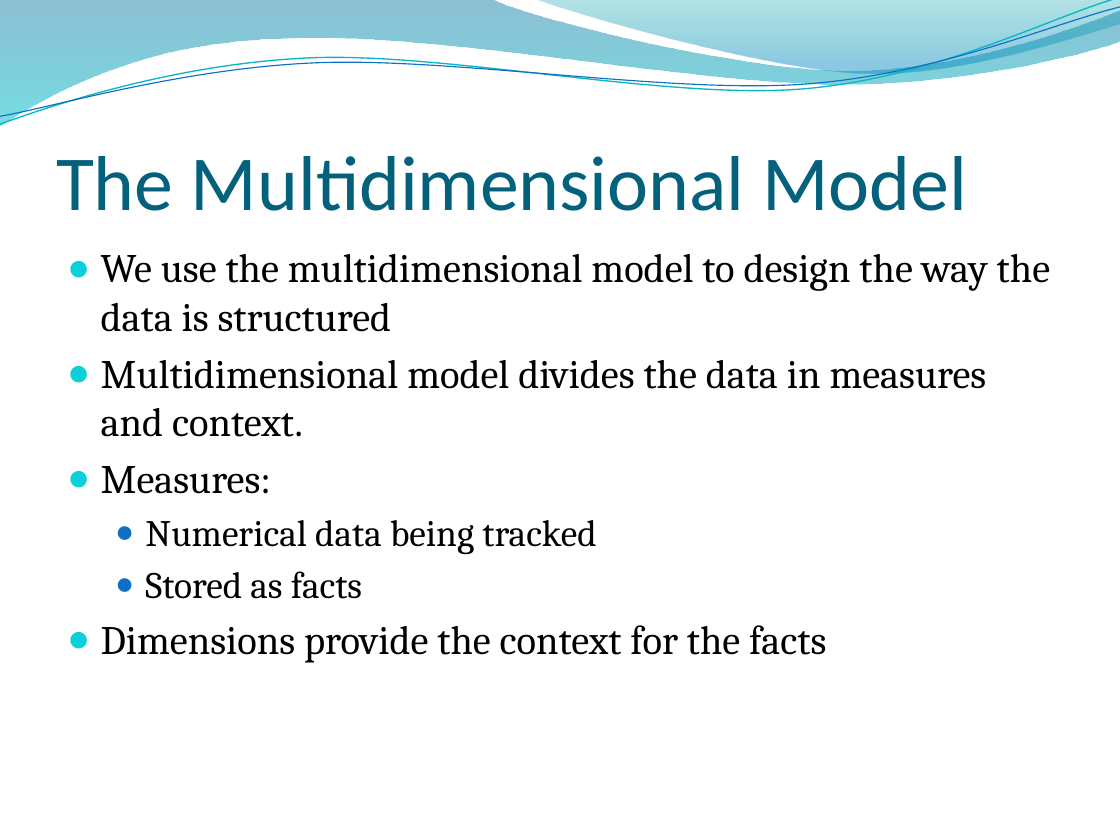
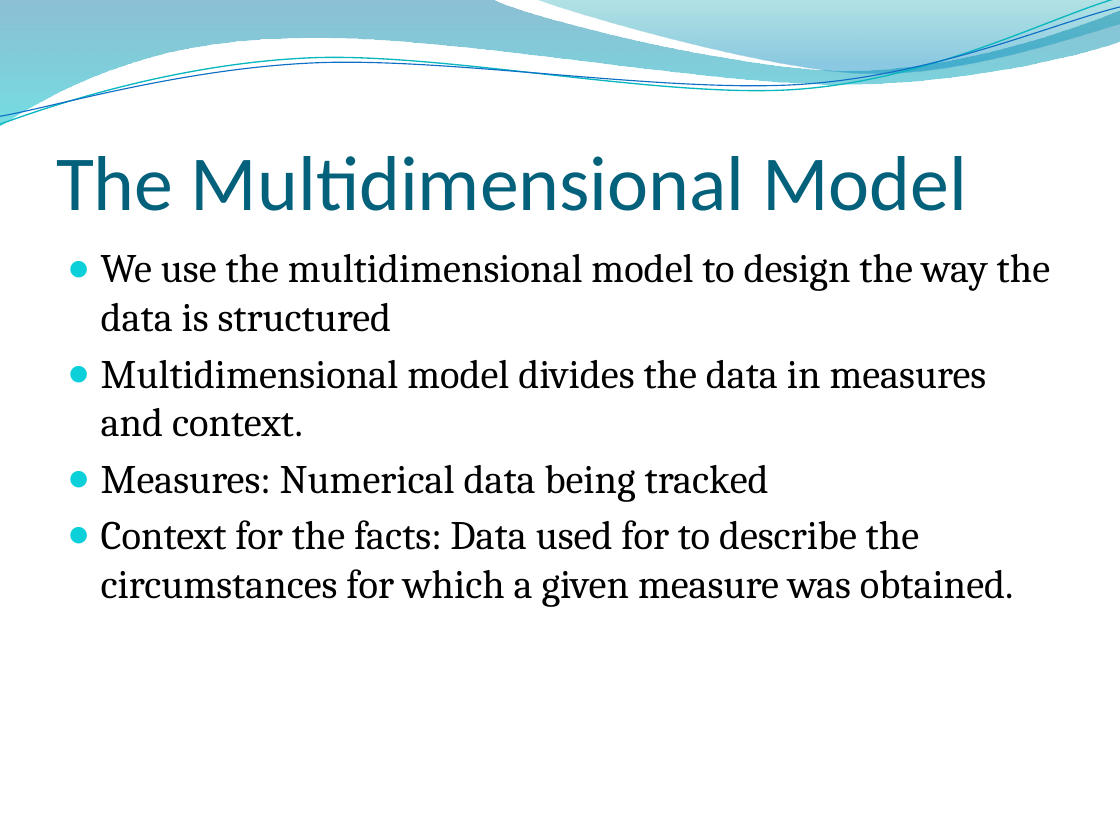
Before and after one commit to edvelezg/unb-dw, a slide deck: slide 16 of project/Presentation/Datawarehousing.pptm (slide 13 before the commit). Drawn at 1120x840 pixels with LibreOffice and Linux fonts; fonts in the diff are those of the drawing; background and template pictures are left out. Boxes give left, top, right and bottom in pixels: in the first picture for what was removed or moved away, otherwise in the second. Text is boxed around its words. In the diff, an @@ line names an element or a change of style, - is before the commit and + after.

```diff
--- a/project/Presentation/Datawarehousing.pptm
+++ b/project/Presentation/Datawarehousing.pptm
@@ text at (x1=101, y1=465, x2=1014, y2=607): text changed @@
-● Measures:
-  ● Numerical data being tracked
-  ● Stored as facts
-● Dimensions provide the context for the facts
+● Measures: Numerical data being tracked
+● Context for the facts: Data used for to describe the circumstances for which a given measure was obtained.
```
Also in this commit, not shown: 9 other slides changed, 8 slides added, 6 slides removed, 1 other file.
